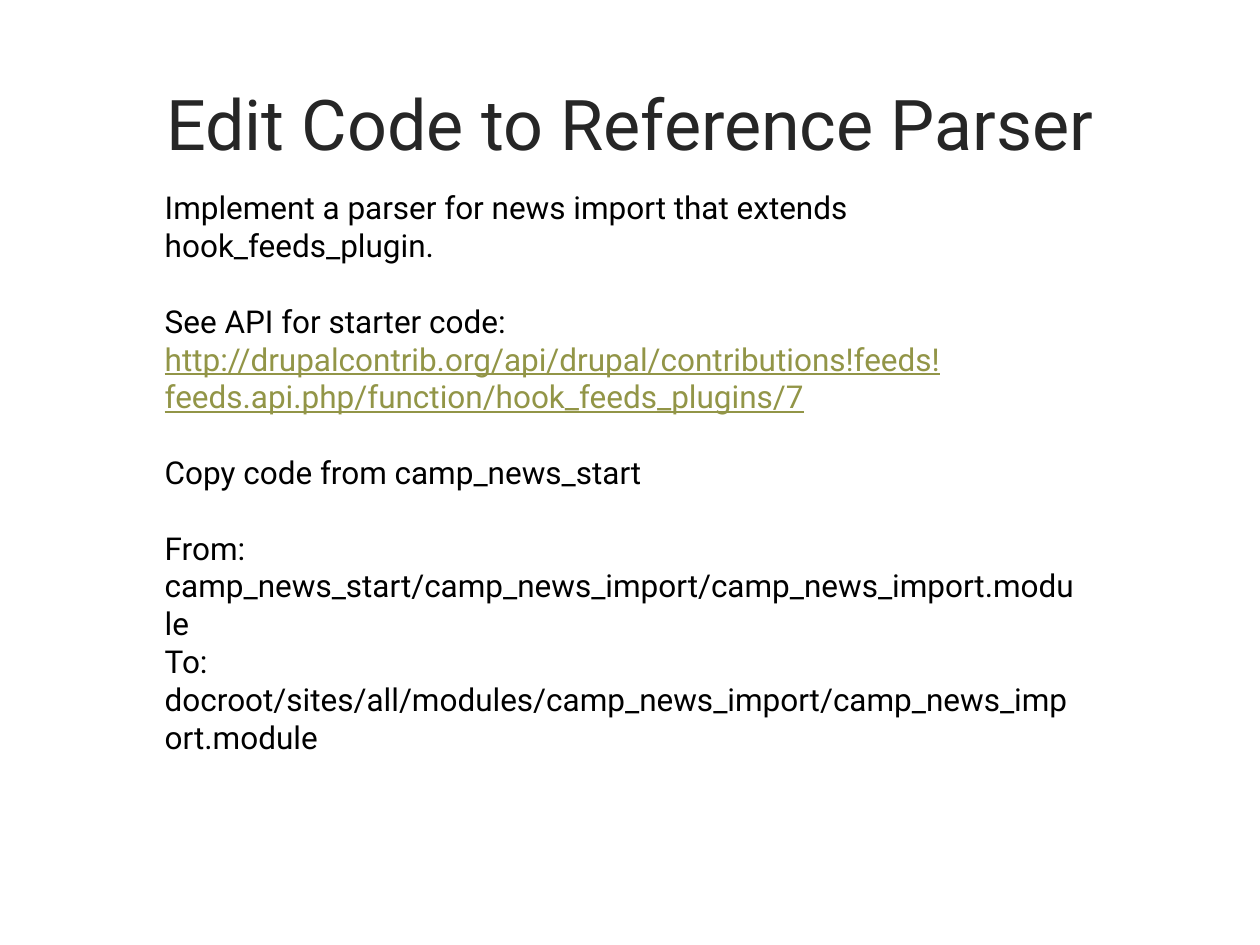
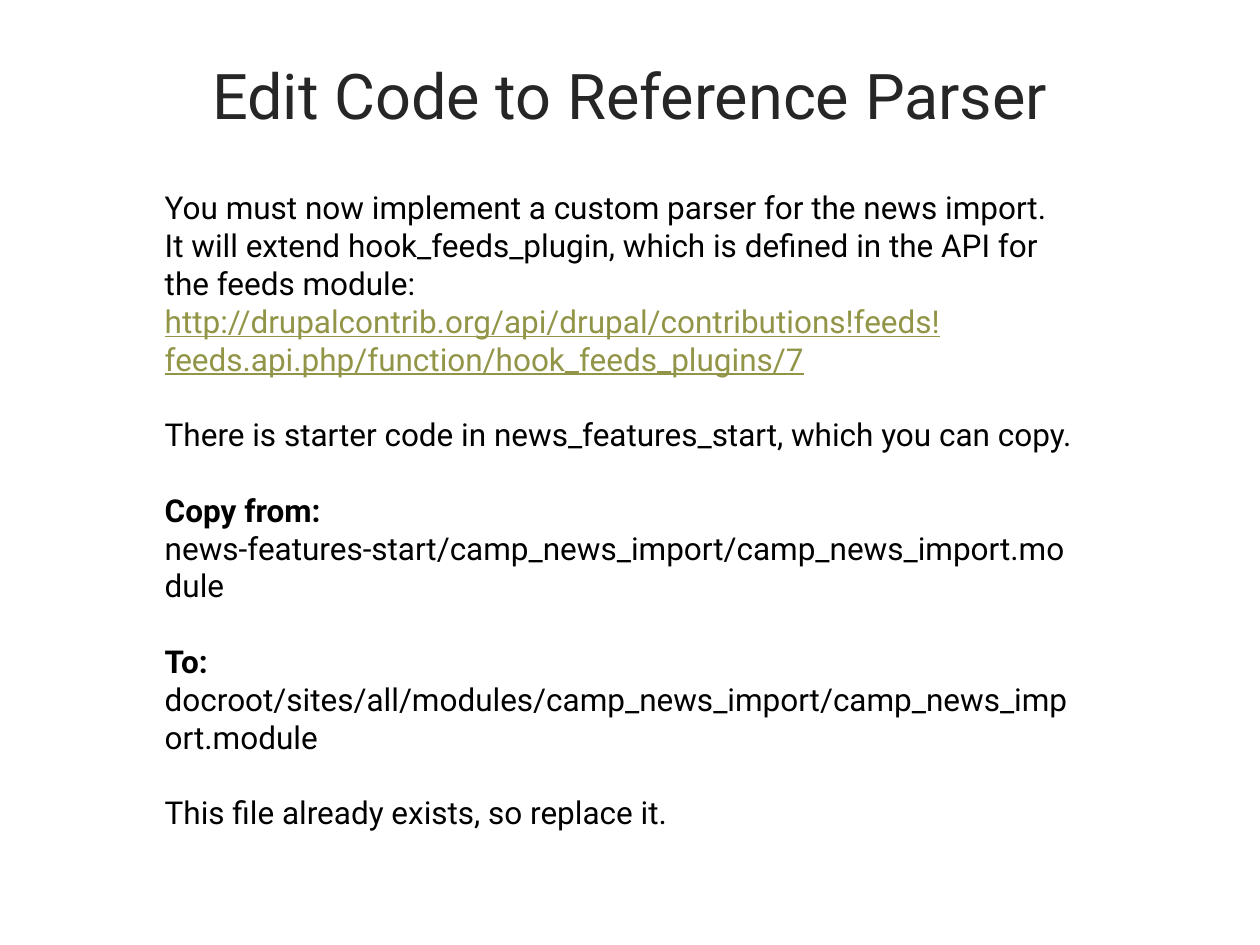
Before and after one commit to ebanford/news-features-start, a slide deck: slide 23 of FeedsDemoPresentation.pptx (slide 26 before the commit). Drawn at 1260x945 pixels with LibreOffice and Linux fonts; fonts in the diff are those of the drawing; background and template pictures are left out. Boxes give left, top, right and bottom in pixels: in the first picture for what was removed or moved away, otherwise in the second. Text is boxed around its words. In the diff, an @@ line names an element or a change of style, - is before the commit and + after.

```diff
--- a/FeedsDemoPresentation.pptx
+++ b/FeedsDemoPresentation.pptx
@@ title "Edit Code to Reference Parser" at [212,71,1047,120]: size 40 to 36 pt @@
@@ text at [165,195,1072,567]: text changed @@
-Implement a parser for news import that extends hook_feeds_plugin.
-See API for starter code: http://drupalcontrib.org/api/drupal/contributions!feeds!feeds.api.php/function/hook_feeds_plugins/7
-Copy code from camp_news_start
-From: camp_news_start/camp_news_import/camp_news_import.module
+You must now implement a custom parser for the news import.
+It will extend hook_feeds_plugin, which is defined in the API for the feeds module: http://drupalcontrib.org/api/drupal/contributions!feeds!feeds.api.php/function/hook_feeds_plugins/7
+There is starter code in news_features_start, which you can copy.
+Copy from: news-features-start/camp_news_import/camp_news_import.module
@@ text at [165,650,1067,750]: bold on in "To:" @@
@@ text at [165,800,667,831]: paragraph added @@
+This file already exists, so replace it.
```
Also in this commit, not shown: 32 other slides changed, 2 slides added, 5 slides removed, 1 other file.
